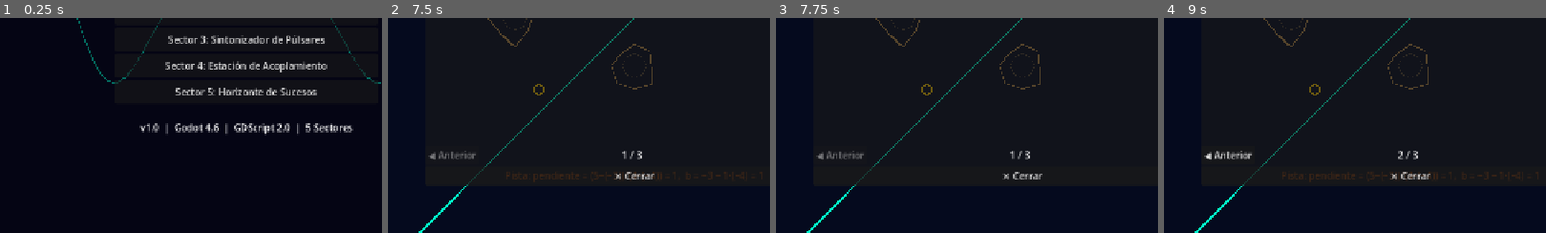
Above: before the commit, frames 1-4 (left to right).
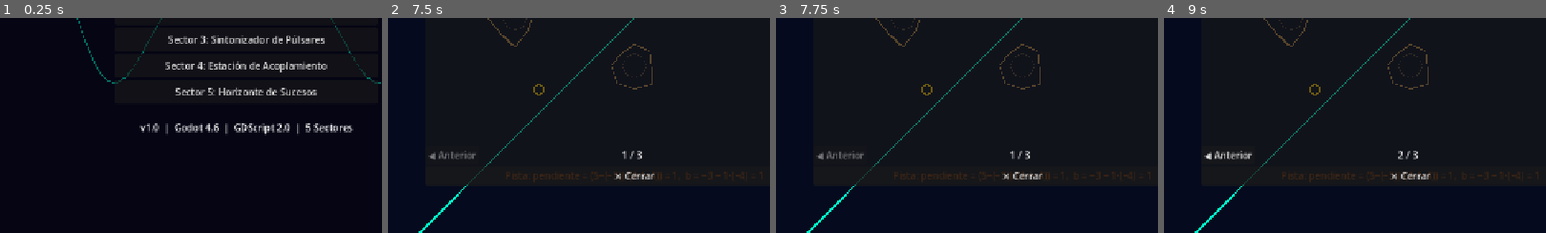
Above: after the commit, the same moments.

Repository: Scordobam-bit/ProyectoEscuela
Game: Godot game, scene res://scenes/main_menu.tscn
Same seed, same stepped clock (60 frames per second), same inputs: the game is played once before the commit and once after it.
Inputs (mouse positions are % of the whole screen's width and height, from its top left):
- Up to frame 1 (0.25 s): no input
- Up to frame 2 (7.5 s): click "INICIAR MISIÓN (Sector 1)" at 0.5 s; click (48, 2) at 1.27 s; type "12" at 1.35 s; click "GRAFICAR" at 2 s; click "📖 Teoría" at 2.75 s; click "💡 Pista" at 3.5 s; click "Siguiente ▶" at 4.25 s; click "◀ Anterior" at 5 s; click "✕ Cerrar" at 5.75 s; click "GRAFICAR" at 6.5 s; click "📖 Teoría" at 7.25 s
- Up to frame 3 (7.75 s): no input
- Up to frame 4 (9 s): click "💡 Pista" at 8 s; click "Siguiente ▶" at 8.75 s
The pictures show only the part of the screen within x 18-68%, y 50-100%; the shares and areas given below are measured in that part.

Frames 1-2 are identical in both runs. In frame 3, 0.4% of the frame differs, in the area x 31-98%, y 71-76%; in frame 4, nothing differs.

Commit message:
Fix code review: math notation, timer consistency, docstring for _create_star_layer
Co-authored-by: samuel2009scm-bit <257674627+samuel2009scm-bit@users.noreply.github.com>

Diff:
--- a/scripts/sectors/sector_5.gd
+++ b/scripts/sectors/sector_5.gd
@@ -77,10 +77,10 @@
 			"hint": "x",
 			"expected_formula": "x",
 			"feedback_correct": "🌟 ¡HORIZONTE DE SUCESOS ESTABILIZADO! ¡Planet Waves completado! 🌟\n" +
-				"f(g(x)) = eˡⁿ⁽ˣ⁺²⁾ − 2 = (x+2) − 2 = x ✓",
+				"f(g(x)) = e^(ln(x+2)) − 2 = (x+2) − 2 = x ✓",
 			"feedback_wrong": "Sustituye g(x) en f: f(g(x)) = e^(ln(x+2)) − 2.\n" +
 				"Recuerda que e^(ln(u)) = u para u > 0.",
-			"solution_hint": "f(g(x)) = eˡⁿ⁽ˣ⁺²⁾ − 2 = (x+2) − 2 = x",
+			"solution_hint": "f(g(x)) = e^(ln(x+2)) − 2 = (x+2) − 2 = x",
 			"score": 750,
 		},
 	]
--- a/scripts/sectors/sector_base.gd
+++ b/scripts/sectors/sector_base.gd
@@ -96,6 +96,9 @@
 	tween.tween_property(parallax_bg, "scroll_offset", Vector2(3000.0, 0.0), 120.0)
 
 
+## Crea una capa de estrellas (ParallaxLayer) con movimiento proporcional a [motion_scale].
+## Se generan [star_count] puntos distribuidos aleatoriamente con radio entre
+## [min_radius] y [max_radius] píxeles.
 func _create_star_layer(
 		parent: ParallaxBackground,
 		motion_scale: Vector2,
--- a/scripts/ui/hud.gd
+++ b/scripts/ui/hud.gd
@@ -110,7 +110,7 @@
 		_:
 			_feedback_label.add_theme_color_override("font_color", Color.WHITE)
 	_feedback_label.visible = true
-	_feedback_timer.start(4.0)
+	_feedback_timer.start(5.0)
 
 
 ## Activa el estado de "Misión Fallida": muestra un banner rojo de advertencia
--- a/scripts/ui/theory_panel.gd
+++ b/scripts/ui/theory_panel.gd
@@ -362,8 +362,7 @@
   ¡Confirma que f y g son inversas mutuas!
 
 [b]Para estabilizar el Horizonte:[/b]
-  Ingresa la composición f(g(x)) = f(ln(x+2)) = eˣ⁺² - 2...
-  No, ¡ingresa directamente la INVERSA: f⁻¹(x) = ln(x+2)!
+  Ingresa la composición simplificada: f(g(x)) = e^(ln(x+2)) − 2 = (x+2) − 2 = x
   La función compuesta f(f⁻¹(x)) = x representa la identidad — el punto de fuga."""
 	},
 }
@@ -673,7 +672,7 @@
 
 Para estabilizar el Horizonte de Sucesos, la computadora central necesita la [color=#ffcc00]función compuesta[/color]:
 
-[b][color=#ffcc00](f∘g)(x) = f(g(x)) = eˡⁿ⁽ˣ⁺²⁾ − 2 = x + 2 − 2 = x[/color][/b]
+[b][color=#ffcc00](f∘g)(x) = f(g(x)) = e^(ln(x+2)) − 2 = (x+2) − 2 = x[/color][/b]
 
 Esta composición da como resultado la [color=#00ffcc]función identidad[/color], lo que significa que f y g se cancelan perfectamente.
 
